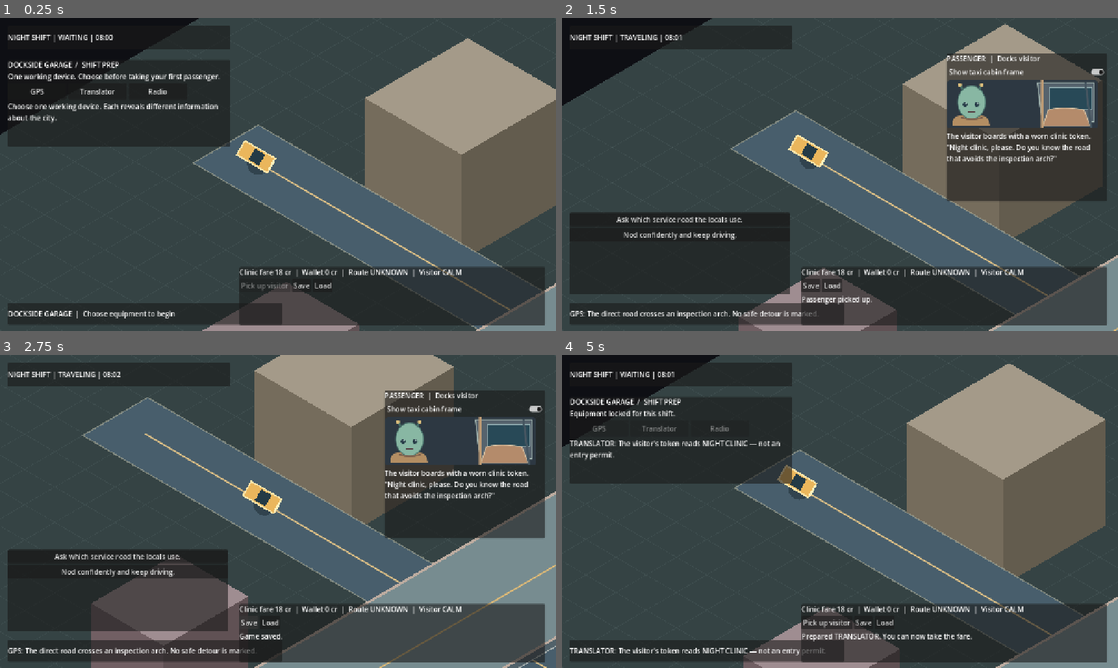
Above: before the commit, frames 1-4 (two rows, left to right).
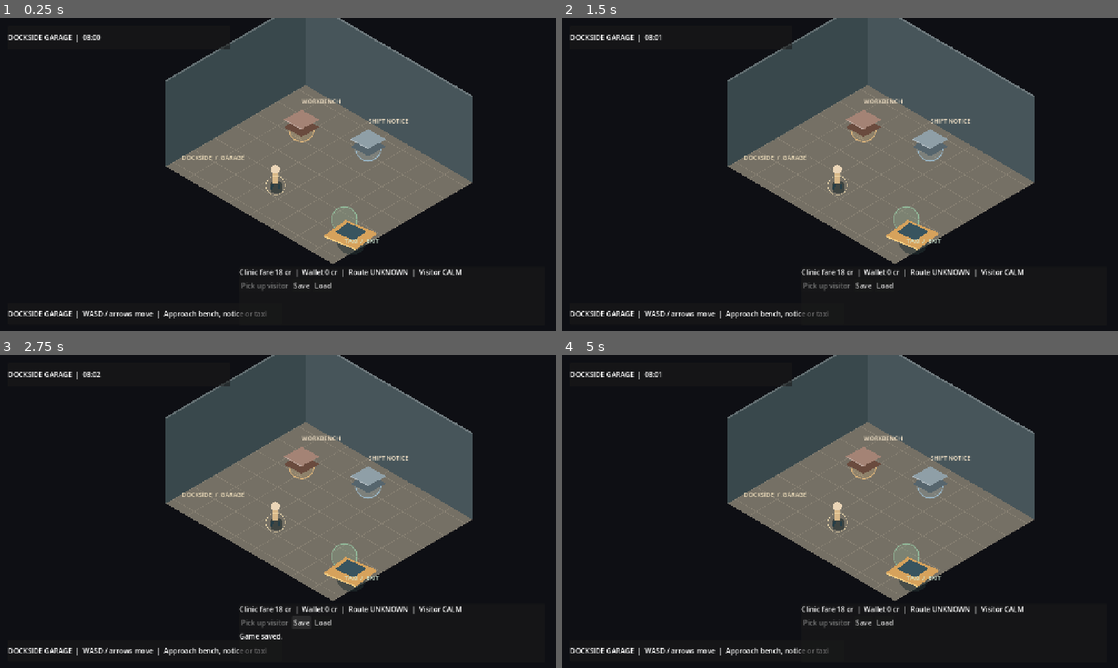
Above: after the commit, the same moments.

Repository: MohamedXIV/outsider-driver-2d
Game: Godot game, scene res://scenes/main.tscn
The game is run twice, just before and just after one commit, with the same random seed, the same clock (stepped at 60 frames per second) and the same inputs.
Inputs (mouse positions are in pixels of both pictures, inside the frame that each line leads up to):
- Up to frame 1 (0.25 s): no input
- Up to frame 2 (1.5 s): click (600, 89) at 0.5 s, where only the run before the commit has a clickable "GPS"; click (828, 284) at 1.25 s, where only the run before the commit has a clickable "Pick up visitor"
- Up to frame 3 (2.75 s): click "Save" at 2 s
- Up to frame 4 (5 s): click "Load" at 2.75 s; hold D 3.53-4.25 s; tap R at 3.6 s; tap E at 3.8 s; click (662, 426) at 4.25 s, where only the run before the commit has a clickable "Translator"

The runs differ from the first frame. In frame 1, 75% of the frame differs, in the area x 0-100%, y 0-100%; in frame 2, 75%; in frame 3, 86%; in frame 4, 78%.

Commit message:
P2.1: Bounded walkable garage and shift interactions (#13)
* P2.1: authoritative bounded garage movement and station interactions

* P2.1: hand-authored isometric garage room and playable interaction guide

* P2.1: switch from garage walking to taxi ride through nearby interactions

* P2.1: cover garage walking, real keyboard visits and safe cross-platform persistence

* P2.1: restore on-foot shifts in real Web and cut camera cleanly on departure

* Document verified P2.1 native/Web garage and save-restore evidence

Diff:
--- a/scenes/main.tscn
+++ b/scenes/main.tscn
@@ -1,15 +1,20 @@
-[gd_scene load_steps=5 format=3]
+[gd_scene load_steps=6 format=3]
 
 [ext_resource type="Script" path="res://scripts/main.gd" id="1_main"]
 [ext_resource type="Script" path="res://scripts/world_view.gd" id="2_view"]
 [ext_resource type="Script" path="res://scripts/presentation/passenger_presenter.gd" id="3_presenter"]
 [ext_resource type="Texture2D" path="res://assets/passengers/taxi_seat_frame.svg" id="4_seat"]
+[ext_resource type="Script" path="res://scripts/garage_view.gd" id="5_garage"]
 
 [node name="OutsiderDriver" type="Node2D"]
 script = ExtResource("1_main")
 
 [node name="WorldView" type="Node2D" parent="."]
 script = ExtResource("2_view")
+
+[node name="GarageView" type="Node2D" parent="."]
+position = Vector2(95, 0)
+script = ExtResource("5_garage")
 
 [node name="Camera2D" type="Camera2D" parent="."]
 enabled = true
--- a/scripts/game_session.gd
+++ b/scripts/game_session.gd
@@ -16,9 +16,19 @@
 	"radio": "radio:two-local-languages"
 }
 const START_MINUTE: float = 8.0 * 60.0
+# Coordinates are local to one small garage floor, not city navigation.
+const GARAGE_START: Vector2 = Vector2(-0.6, 1.5)
+const GARAGE_STEP: float = 0.65
+const GARAGE_MIN: Vector2 = Vector2(-3.3, -2.7)
+const GARAGE_MAX: Vector2 = Vector2(3.3, 2.7)
+const INTERACT_RADIUS: float = 1.08
+const WORKBENCH: Vector2 = Vector2(-2.3, -1.45)
+const NOTICEBOARD: Vector2 = Vector2(0.1, -2.25)
+const TAXI_DOOR: Vector2 = Vector2(2.45, 1.25)
 
 var phase: RidePhase = RidePhase.WAITING
 var starter_device: String = ""
+var garage_position: Vector2 = GARAGE_START
 var world_minutes: float = START_MINUTE
 var credits: int = 0
 var suspicion: int = 0
@@ -40,8 +50,45 @@
 	return TaxiRide.new(route)
 
 
+func move_in_garage(direction: Vector2) -> bool:
+	if phase != RidePhase.WAITING or not direction.is_finite():
+		return false
+	var next: Vector2 = garage_position + direction.limit_length(1.0) * GARAGE_STEP
+	garage_position = next.clamp(GARAGE_MIN, GARAGE_MAX)
+	return true
+
+
+func near_garage_station(station: String) -> bool:
+	if phase != RidePhase.WAITING:
+		return false
+	match station:
+		"workbench":
+			return garage_position.distance_to(WORKBENCH) <= INTERACT_RADIUS
+		"noticeboard":
+			return garage_position.distance_to(NOTICEBOARD) <= INTERACT_RADIUS
+		"taxi":
+			return garage_position.distance_to(TAXI_DOOR) <= INTERACT_RADIUS
+	return false
+
+
+func nearest_garage_station() -> String:
+	# Interactions do not overlap at the authored stations.
+	for id in ["workbench", "noticeboard", "taxi"]:
+		if near_garage_station(id):
+			return id
+	return ""
+
+
+func read_garage_notice() -> bool:
+	if not near_garage_station("noticeboard"):
+		return false
+	if not known_facts.has("notice:inspection-shift"):
+		known_facts.append("notice:inspection-shift")
+	return true
+
+
 func select_starter_device(device_id: String) -> bool:
-	if phase != RidePhase.WAITING or not starter_device.is_empty() \
+	if not near_garage_station("workbench") or not starter_device.is_empty() \
 			or not STARTER_FACTS.has(device_id):
 		return false
 	starter_device = device_id
@@ -50,7 +97,7 @@
 
 
 func pickup() -> bool:
-	if phase != RidePhase.WAITING or starter_device.is_empty():
+	if not near_garage_station("taxi") or starter_device.is_empty():
 		return false
 	phase = RidePhase.TRAVELING
 	return true
@@ -94,6 +141,7 @@
 		"job_id": JOB_ID,
 		"route_id": ROUTE_ID,
 		"starter_device": starter_device,
+		"garage_position": [garage_position.x, garage_position.y],
 		"phase": int(phase),
 		"world_minutes": world_minutes,
 		"credits": credits,
@@ -114,6 +162,12 @@
 	if (not gear_id.is_empty() and not STARTER_FACTS.has(gear_id)) \
 			or (restored_phase != int(RidePhase.WAITING) and gear_id.is_empty()):
 		return false
+	var garage: Variant = value.get("garage_position", null)
+	if not (garage is Array) or garage.size() != 2:
+		return false
+	var pos: Vector2 = Vector2(float(garage[0]), float(garage[1]))
+	if not pos.is_finite() or pos != pos.clamp(GARAGE_MIN, GARAGE_MAX):
+		return false
 	var fresh_ride: TaxiRide = _create_ride()
 	if not fresh_ride.restore_snapshot(value.get("ride", {})):
 		return false
@@ -124,6 +178,7 @@
 	ride = fresh_ride
 	phase = restored_phase as RidePhase
 	starter_device = gear_id
+	garage_position = pos
 	world_minutes = float(value.get("world_minutes", START_MINUTE))
 	credits = maxi(0, int(value.get("credits", 0)))
 	suspicion = maxi(0, int(value.get("suspicion", 0)))
--- /dev/null
+++ b/scripts/garage_view.gd
@@ -0,0 +1,102 @@
+class_name GarageView
+extends Node2D
+
+# P2.1 rendered, bounded 2D personal space. Coordinates belong to GameSession.
+# This is authored scenery, not a second gameplay/world-state authority.
+var character_position: Vector2 = GameSession.GARAGE_START
+var selected_device: String = ""
+
+
+func _draw() -> void:
+	var floor: PackedVector2Array = _quad(-4.0, -3.35, 4.0, 3.35)
+	draw_colored_polygon(floor, Color("68665e"))
+	# The back walls share the same projection as the road and character.
+	_wall(Vector2(-4, -3.35), Vector2(4, -3.35), 2.35, Color("47555a"))
+	_wall(Vector2(-4, 3.35), Vector2(-4, -3.35), 2.35, Color("39484c"))
+	draw_colored_polygon(floor, Color("81796b", 0.52))
+	for x in range(-4, 5):
+		draw_line(IsoProjection.ground(float(x), -3.35),
+				IsoProjection.ground(float(x), 3.35), Color("c4b7a0", 0.26), 1.2)
+	for z in range(-3, 4):
+		draw_line(IsoProjection.ground(-4, float(z)),
+				IsoProjection.ground(4, float(z)), Color("d1c4ad", 0.24), 1.2)
+	# Functional objects remain visible, but all interaction rules are domain-side.
+	_marker(GameSession.WORKBENCH, Color("edbf7f"))
+	_marker(GameSession.NOTICEBOARD, Color("9dbdd0"))
+	_marker(GameSession.TAXI_DOOR, Color("96c4a2"))
+	_fixture(GameSession.WORKBENCH, Color("8d6453"), "WORKBENCH")
+	_fixture(GameSession.NOTICEBOARD, Color("738791"), "SHIFT NOTICE")
+	_parked_taxi()
+	_character()
+	_label(Vector2(-3.6, 3.0), "DOCKSIDE  /  GARAGE", Color("f2e1be"))
+
+
+func _quad(x0: float, z0: float, x1: float, z1: float) -> PackedVector2Array:
+	return PackedVector2Array([
+		IsoProjection.ground(x0, z0), IsoProjection.ground(x1, z0),
+		IsoProjection.ground(x1, z1), IsoProjection.ground(x0, z1)
+	])
+
+
+func _wall(a: Vector2, b: Vector2, height: float, tint: Color) -> void:
+	var left: Vector2 = IsoProjection.ground(a.x, a.y)
+	var right: Vector2 = IsoProjection.ground(b.x, b.y)
+	var lift: Vector2 = Vector2(0, -height * IsoProjection.LEVEL_HEIGHT)
+	draw_colored_polygon(PackedVector2Array([left, right, right + lift, left + lift]), tint)
+	draw_line(left + lift, right + lift, tint.lightened(0.22), 4.0)
+
+
+func _marker(at: Vector2, tint: Color) -> void:
+	var center: Vector2 = IsoProjection.ground(at.x, at.y)
+	draw_circle(center, 31.0, Color(tint, 0.21))
+	draw_arc(center, 29, 0, TAU, 48, Color(tint, 0.82), 2.0)
+
+
+func _fixture(at: Vector2, tint: Color, text: String) -> void:
+	var p: Vector2 = IsoProjection.ground(at.x, at.y)
+	var base: PackedVector2Array = PackedVector2Array([
+		p + Vector2(-41, -4), p + Vector2(0, 18),
+		p + Vector2(41, -4), p + Vector2(0, -27)
+	])
+	draw_colored_polygon(base, tint.darkened(0.25))
+	draw_colored_polygon(PackedVector2Array([
+		p + Vector2(-41, -21), p + Vector2(0, 1),
+		p + Vector2(41, -21), p + Vector2(0, -44)
+	]), tint.lightened(0.20))
+	draw_line(p + Vector2(-40, -21), p + Vector2(0, 1), tint.lightened(0.42), 2.0)
+	_label(at, text, Color("f7e6cb"), Vector2(0, -58))
+
+
+func _parked_taxi() -> void:
+	var p: Vector2 = IsoProjection.ground(3.2, 1.75)
+	draw_ellipse_placeholder(p + Vector2(5, 11), Color("233032", 0.55))
+	draw_colored_polygon(PackedVector2Array([
+		p + Vector2(-60, 3), p + Vector2(-8, -34),
+		p + Vector2(65, -3), p + Vector2(15, 34)
+	]), Color("d6a25c"))
+	draw_colored_polygon(PackedVector2Array([
+		p + Vector2(-33, -6), p + Vector2(-4, -28),
+		p + Vector2(39, -8), p + Vector2(10, 13)
+	]), Color("38545f"))
+	draw_line(p + Vector2(-60, 3), p + Vector2(15, 34), Color("f5ce84"), 3.0)
+	_label(GameSession.TAXI_DOOR, "TAXI  /  EXIT", Color("d5f0db"), Vector2(0, 54))
+
+
+func draw_ellipse_placeholder(center: Vector2, tint: Color) -> void:
+	draw_circle(center, 35, tint)
+
+
+func _character() -> void:
+	var foot: Vector2 = IsoProjection.ground(character_position.x, character_position.y)
+	draw_circle(foot + Vector2(2, 4), 15, Color("172527", 0.57))
+	draw_line(foot + Vector2(0, -5), foot + Vector2(0, -29), Color("d8b889"), 12)
+	draw_circle(foot + Vector2(0, -37), 10, Color("ebd5b7"))
+	draw_line(foot + Vector2(-7, -3), foot + Vector2(-10, 9), Color("263e47"), 5)
+	draw_line(foot + Vector2(7, -3), foot + Vector2(10, 9), Color("263e47"), 5)
+	draw_arc(foot, 22, 0, TAU, 40, Color("f8e3b5", 0.8), 1.5)
+
+
+func _label(at: Vector2, text: String, tint: Color,
+		shift: Vector2 = Vector2(0, -17)) -> void:
+	draw_string(ThemeDB.fallback_font, IsoProjection.ground(at.x, at.y) + shift,
+			text, HORIZONTAL_ALIGNMENT_CENTER, -1, 14, tint)
--- a/scripts/main.gd
+++ b/scripts/main.gd
@@ -1,6 +1,7 @@
 extends Node2D
 
 @onready var _world: WorldView = $WorldView
+@onready var _garage: GarageView = $GarageView
 @onready var _camera: Camera2D = $Camera2D
 @onready var _status: Label = $HUD/InfoPanel/InfoLabel
 @onready var _passenger_label: Label = $HUD/PassengerPanel/PassengerBody/PassengerText
@@ -42,24 +43,69 @@
 
 func _process(delta: float) -> void:
 	_session.advance(delta)
-	var taxi_world: Vector3 = _session.ride.world_position()
-	var heading: Vector2 = _session.ride.screen_heading()
-	_world.taxi_world = taxi_world
-	_world.taxi_heading = heading
-	_world.queue_redraw()
-	var destination: Vector2 = IsoProjection.project(taxi_world) + heading * 80.0
-	var follow: float = 1.0 - exp(-delta * 2.8)
-	_camera.position = _camera.position.lerp(destination, follow)
-	var crossing_distance: float = Vector2(taxi_world.x - 2.0, taxi_world.z).length()
-	var target_zoom: float = 1.18 if crossing_distance < 5.0 or taxi_world.y > 0.05 else 1.45
-	_camera.zoom = _camera.zoom.lerp(Vector2.ONE * target_zoom, follow)
+	var in_garage: bool = _session.phase == GameSession.RidePhase.WAITING
+	_world.visible = not in_garage
+	_garage.visible = in_garage
+	if in_garage:
+		_garage.character_position = _session.garage_position
+		_garage.selected_device = _session.starter_device
+		_garage.queue_redraw()
+		_camera.position = Vector2.ZERO
+		_camera.zoom = Vector2.ONE
+	else:
+		var taxi_world: Vector3 = _session.ride.world_position()
+		var heading: Vector2 = _session.ride.screen_heading()
+		_world.taxi_world = taxi_world
+		_world.taxi_heading = heading
+		_world.queue_redraw()
+		var destination: Vector2 = IsoProjection.project(taxi_world) + heading * 80.0
+		var follow: float = 1.0 - exp(-delta * 2.8)
+		_camera.position = _camera.position.lerp(destination, follow)
+		var crossing_distance: float = Vector2(taxi_world.x - 2.0, taxi_world.z).length()
+		var target_zoom: float = 1.18 if crossing_distance < 5.0 or taxi_world.y > 0.05 else 1.45
+		_camera.zoom = _camera.zoom.lerp(Vector2.ONE * target_zoom, follow)
 	_refresh_ui()
 
 
 func _unhandled_input(event: InputEvent) -> void:
-	if event is InputEventKey and event.pressed and not event.echo and event.keycode == KEY_R:
+	if not (event is InputEventKey) or not event.pressed or event.echo:
+		return
+	if event.keycode == KEY_R:
 		_restart()
-
+		return
+	if _session.phase != GameSession.RidePhase.WAITING:
+		return
+	var movement: Vector2 = Vector2.ZERO
+	match event.keycode:
+		KEY_A, KEY_LEFT:
+			movement.x = -1
+		KEY_D, KEY_RIGHT:
+			movement.x = 1
+		KEY_W, KEY_UP:
+			movement.y = -1
+		KEY_S, KEY_DOWN:
+			movement.y = 1
+		KEY_E:
+			_interact_in_garage()
+			return
+	if movement != Vector2.ZERO:
+		_session.move_in_garage(movement)
+		_refresh_ui()
+
+
+func _interact_in_garage() -> void:
+	match _session.nearest_garage_station():
+		"workbench":
+			_notice = "Choose one working device on the bench."
+		"noticeboard":
+			if _session.read_garage_notice():
+				_notice = "SHIFT NOTICE: The southern inspection arch is staffed after dusk."
+		"taxi":
+			if _session.starter_device.is_empty():
+				_notice = "Prepare one device at the workbench before departure."
+			else:
+				_on_pickup()
+	_refresh_ui()
 
 func _restart() -> void:
 	_session = GameSession.new()
@@ -67,7 +113,8 @@
 	_notice = ""
 	_passenger_label.text = "Pick up the visitor to begin."
 	_portrait.set_expression("neutral")
-	_camera.position = IsoProjection.project(_session.ride.world_position())
+	_camera.position = Vector2.ZERO
+	_camera.zoom = Vector2.ONE
 	_refresh_ui()
 	if OS.has_feature("web"):
 		JavaScriptBridge.eval("document.documentElement.dataset.inkReady='false';document.documentElement.dataset.inkChoice='none'", true)
@@ -95,6 +142,9 @@
 	if not _session.pickup():
 		return
 	_notice = "Passenger picked up."
+	# The garage and road are different local spaces: cut to the taxi immediately.
+	_camera.position = IsoProjection.project(_session.ride.world_position())
+	_camera.zoom = Vector2.ONE * 1.45
 	_start_ink()
 	_refresh_ui()
 
@@ -171,7 +221,7 @@
 func _on_load() -> void:
 	var payload: Dictionary = RideSave.load()
 	if payload.is_empty():
-		_notice = "No valid v2 save exists."
+		_notice = "No valid v3 save exists."
 		_refresh_ui()
 		return
 	var restored: GameSession = GameSession.new()
@@ -188,19 +238,23 @@
 	if _session.phase == GameSession.RidePhase.TRAVELING or _session.phase == GameSession.RidePhase.ARRIVED:
 		_start_ink(payload["ink"])
 	_notice = "Game loaded."
-	_camera.position = IsoProjection.project(_session.ride.world_position())
+	_camera.position = Vector2.ZERO if _session.phase == GameSession.RidePhase.WAITING else IsoProjection.project(_session.ride.world_position())
+	_camera.zoom = Vector2.ONE if _session.phase == GameSession.RidePhase.WAITING else Vector2.ONE * 1.45
 	_refresh_ui()
 
 
 func _refresh_ui() -> void:
-	_prep_panel.visible = _session.phase == GameSession.RidePhase.WAITING
+	var in_garage: bool = _session.phase == GameSession.RidePhase.WAITING
+	var at_bench: bool = _session.near_garage_station("workbench")
+	var at_taxi: bool = _session.near_garage_station("taxi")
+	_prep_panel.visible = in_garage and at_bench
 	var device_chosen: bool = not _session.starter_device.is_empty()
 	_prep_help.text = "Equipment locked for this shift." if device_chosen else "One working device. Choose before taking your first passenger."
 	_prep_detail.text = _starter_information()
 	for button in $HUD/PrepPanel/PrepContent/PrepChoices.get_children():
-		(button as Button).disabled = device_chosen
+		(button as Button).disabled = device_chosen or not at_bench
 	_pickup_button.visible = _session.phase == GameSession.RidePhase.WAITING
-	_pickup_button.disabled = not device_chosen
+	_pickup_button.disabled = not device_chosen or not at_taxi
 	var arrival_offered: bool = _ink != null and _ink.current_frame().get("tags", []).has("arrival:offer")
 	_arrival_button.visible = _session.phase == GameSession.RidePhase.ARRIVED and not arrival_offered
 	_passenger_panel.visible = _session.phase == GameSession.RidePhase.TRAVELING \
@@ -209,20 +263,31 @@
 			or _session.phase == GameSession.RidePhase.ARRIVED
 	var status_text: String = ["WAITING", "TRAVELING", "ARRIVED", "COMPLETED"][int(_session.phase)]
 	var minute_of_day: int = int(_session.world_minutes) % 1440
-	_status.text = "NIGHT SHIFT | %s | %02d:%02d" % [
-		status_text, minute_of_day / 60, minute_of_day % 60
-	]
+	_status.text = "DOCKSIDE GARAGE  |  %02d:%02d" % [minute_of_day / 60, minute_of_day % 60] if in_garage else \
+			"NIGHT SHIFT | %s | %02d:%02d" % [status_text, minute_of_day / 60, minute_of_day % 60]
 	var route_hint: String = "KNOWN" if _session.known_facts.has("docks-route") else "UNKNOWN"
 	var passenger_hint: String = "WATCHFUL" if _session.suspicion > 0 else "CALM"
 	_ride_state.text = "Clinic fare %d cr  |  Wallet %d cr  |  Route %s  |  Visitor %s" % [
 		GameSession.FARE_CREDITS, _session.credits, route_hint, passenger_hint
 	]
-	_hint_label.text = "DOCKSIDE GARAGE  |  Choose equipment to begin" if not device_chosen else _starter_information()
+	if in_garage:
+		match _session.nearest_garage_station():
+			"workbench":
+				_hint_label.text = "WORKBENCH  |  Choose equipment  |  WASD move  |  E inspect"
+			"noticeboard":
+				_hint_label.text = "SHIFT NOTICE  |  E read notice  |  WASD move"
+			"taxi":
+				_hint_label.text = "TAXI DOOR  |  E begin fare (after prep)  |  WASD move"
+			_:
+				_hint_label.text = "DOCKSIDE GARAGE  |  WASD / arrows move  |  Approach bench, notice or taxi"
+	else:
+		_hint_label.text = _starter_information()
 	_notice_label.text = _notice
 	if OS.has_feature("web"):
 		var phase_name: String = status_text.to_lower()
-		var web_state: String = "Object.assign(document.documentElement.dataset,{starterDevice:'%s',ridePhase:'%s',rideCredits:'%d',rideSusp …(125 unchanged characters)…
-			_session.starter_device, phase_name, _session.credits, _session.suspicion, _session.known_facts.size(),
+		var web_state: String = "Object.assign(document.documentElement.dataset,{starterDevice:'%s',garageX:'%.2f',garageZ:'%.2f',garageStation:'%s',noticeRead:'%s',ridePhase:'%s',rideCredits:'%d',rideSusp …(125 unchanged characters)…
+			_session.starter_device, _session.garage_position.x, _session.garage_position.y,
+			_session.nearest_garage_station(), str(_session.known_facts.has("notice:inspection-shift")).to_lower(), phase_name, _session.credits, _session.suspicion, _session.known_facts.size(),
 			_session.world_minutes, str(_passenger_panel.visible).to_lower(),
 			str(_choice_panel.visible).to_lower(),
 			_ink.current_frame().get("choices", []).size() if _ink != null else 0,
--- a/scripts/ride_save.gd
+++ b/scripts/ride_save.gd
@@ -1,8 +1,8 @@
 class_name RideSave
 extends RefCounted
 
-const SAVE_PATH: String = "user://outsider_driver_ride_v2.json"
-const VERSION: int = 2
+const SAVE_PATH: String = "user://outsider_driver_ride_v3.json"
+const VERSION: int = 3
 
 
 static func save(session: GameSession, ink: Dictionary, path: String = SAVE_PATH) -> bool:
--- /dev/null
+++ b/tests/test_garage.gd
@@ -0,0 +1,45 @@
+extends SceneTree
+
+func _initialize() -> void:
+	var session: GameSession = GameSession.new()
+	assert(session.nearest_garage_station().is_empty())
+	assert(not session.select_starter_device("gps"))
+	assert(not session.read_garage_notice())
+	assert(not session.pickup())
+	var before: Vector2 = session.garage_position
+	assert(session.move_in_garage(Vector2.LEFT))
+	assert(session.garage_position != before)
+	for i in range(30):
+		assert(session.move_in_garage(Vector2.LEFT))
+		assert(session.move_in_garage(Vector2.UP))
+	assert(session.garage_position == GameSession.GARAGE_MIN, "Walking escaped bounded garage floor.")
+	_walk_to(session, GameSession.NOTICEBOARD)
+	assert(session.near_garage_station("noticeboard"))
+	assert(session.read_garage_notice())
+	assert(session.read_garage_notice())
+	assert(session.known_facts.count("notice:inspection-shift") == 1)
+	_walk_to(session, GameSession.WORKBENCH)
+	assert(session.select_starter_device("radio"))
+	assert(not session.select_starter_device("gps"))
+	_walk_to(session, GameSession.TAXI_DOOR)
+	assert(session.pickup())
+	assert(not session.move_in_garage(Vector2.LEFT), "Walking continued while in taxi.")
+	assert(session.known_facts.has("radio:two-local-languages"))
+	var copy: GameSession = GameSession.new()
+	assert(copy.restore_snapshot(session.snapshot()))
+	assert(copy.garage_position == session.garage_position)
+	assert(copy.known_facts.has("notice:inspection-shift"))
+	assert(copy.starter_device == "radio")
+	var invalid: Dictionary = session.snapshot()
+	invalid["garage_position"] = [999.0, 999.0]
+	assert(not GameSession.new().restore_snapshot(invalid))
+	print("P2_GARAGE_NATIVE_PASS")
+	quit(0)
+
+
+func _walk_to(session: GameSession, goal: Vector2) -> void:
+	for i in range(40):
+		if session.garage_position.distance_to(goal) <= 0.38:
+			break
+		assert(session.move_in_garage(goal - session.garage_position))
+	assert(session.garage_position.distance_to(goal) <= GameSession.INTERACT_RADIUS)
--- a/tests/test_native_ride.gd
+++ b/tests/test_native_ride.gd
@@ -31,11 +31,20 @@
 	await RenderingServer.frame_post_draw
 	_capture("waiting.png")
 
+	_walk_to(session, GameSession.WORKBENCH)
+	scene.call("_refresh_ui")
+	assert(scene.get_node("HUD/PrepPanel").visible, "Workbench UI is not present at the station.")
 	var prep: Button = scene.get_node("HUD/PrepPanel/PrepContent/PrepChoices/GPS") as Button
 	prep.pressed.emit()
 	await process_frame
 	assert(session.starter_device == "gps")
 	assert(session.known_facts.has("map:inspection-arch"))
+	assert(pickup.disabled, "Pickup is still physically too far away.")
+	_walk_to(session, GameSession.NOTICEBOARD)
+	scene.call("_interact_in_garage")
+	assert(session.known_facts.has("notice:inspection-shift"), "Garage notice wasn't read.")
+	_walk_to(session, GameSession.TAXI_DOOR)
+	scene.call("_refresh_ui")
 	assert(not pickup.disabled)
 	await RenderingServer.frame_post_draw
 	_capture("prepared.png")
@@ -88,6 +97,7 @@
 	assert(restored.credits == GameSession.FARE_CREDITS)
 	assert(restored.known_facts.has("docks-route"))
 	assert(restored.known_facts.has("map:inspection-arch"))
+	assert(restored.known_facts.has("notice:inspection-shift"))
 	assert(restored.starter_device == "gps")
 	assert(not restored.drop_off(), "Native Load allowed duplicate fare.")
 	print("P1_DESKTOP_NATIVE_PASS")
@@ -100,3 +110,11 @@
 		"Native rendering did not produce a valid desktop frame.")
 	assert(shot.save_png(EVIDENCE_DIR.path_join(filename)) == OK,
 		"Could not save desktop screenshot.")
+
+
+func _walk_to(state: GameSession, goal: Vector2) -> void:
+	for step in range(40):
+		if state.garage_position.distance_to(goal) <= 0.38:
+			break
+		assert(state.move_in_garage(goal - state.garage_position))
+	assert(state.garage_position.distance_to(goal) <= GameSession.INTERACT_RADIUS)
--- a/tests/test_session.gd
+++ b/tests/test_session.gd
@@ -7,10 +7,14 @@
 	assert(state.world_minutes > GameSession.START_MINUTE)
 	assert(state.ride.world_position() == start, "Taxi drove before pickup.")
 	assert(not state.pickup(), "A shift needs a prepared starter device.")
+	assert(not state.select_starter_device("gps"), "Can't reach the bench from spawn.")
+	_walk_to(state, GameSession.WORKBENCH)
 	assert(not state.select_starter_device("unknown"))
 	assert(state.select_starter_device("gps"))
 	assert(not state.select_starter_device("translator"), "Starter choice must be single-use.")
 	assert(state.known_facts.has("map:inspection-arch"))
+	assert(not state.pickup(), "Taxi is too far from workbench.")
+	_walk_to(state, GameSession.TAXI_DOOR)
 	assert(state.pickup())
 	assert(not state.pickup(), "Pickup must happen only once.")
 	state.advance(100.0)
@@ -31,7 +35,7 @@
 	var save_path: String = "user://p1-session-fixture.json"
 	assert(RideSave.save(state, {}, save_path))
 	var envelope: Dictionary = RideSave.load(save_path)
-	assert(envelope.get("schema_version") == 2)
+	assert(envelope.get("schema_version") == 3)
 	var restored: GameSession = GameSession.new()
 	assert(restored.restore_snapshot(envelope["game"]))
 	assert(restored.phase == GameSession.RidePhase.COMPLETED)
@@ -46,7 +50,9 @@
 	restored.advance(2.0)
 	assert(restored.world_minutes > after_dropoff, "Completed ride froze the world.")
 	var traveling: GameSession = GameSession.new()
+	_walk_to(traveling, GameSession.WORKBENCH)
 	assert(traveling.select_starter_device("radio"))
+	_walk_to(traveling, GameSession.TAXI_DOOR)
 	assert(traveling.pickup())
 	traveling.advance(2.0)
 	var unfinished_path: String = "user://p1-unfinished-fixture.json"
@@ -58,6 +64,7 @@
 
 	# The three choices must remain differentiated and survive persistence.
 	var translation: GameSession = GameSession.new()
+	_walk_to(translation, GameSession.WORKBENCH)
 	assert(translation.select_starter_device("translator"))
 	assert(translation.known_facts.has("translation:clinic-token"))
 	assert(not translation.known_facts.has("radio:two-local-languages"))
@@ -72,3 +79,11 @@
 
 	print("P1_SESSION_NATIVE_PASS")
 	quit(0)
+
+
+func _walk_to(state: GameSession, goal: Vector2) -> void:
+	for step in range(40):
+		if state.garage_position.distance_to(goal) <= 0.38:
+			break
+		assert(state.move_in_garage(goal - state.garage_position))
+	assert(state.garage_position.distance_to(goal) <= GameSession.INTERACT_RADIUS, "Could not reach garage station.")
Not shown, changed: .github/workflows/p1-ink.yml
Not shown, changed: README.md
Not shown, added: docs/P2_GARAGE.md
Not shown, changed: docs/ROADMAP.md
Not shown, changed: tests/web_ride_smoke.cjs
